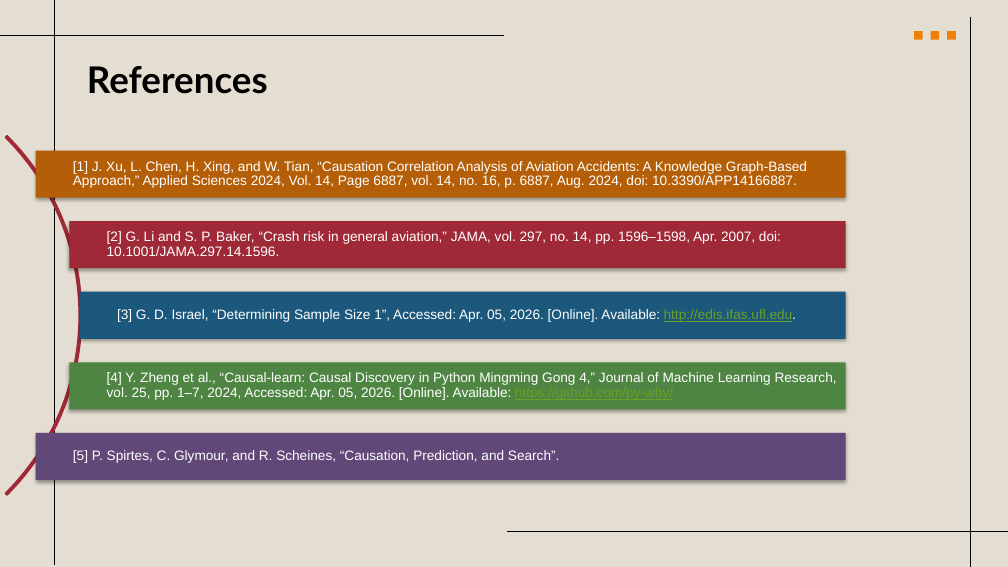
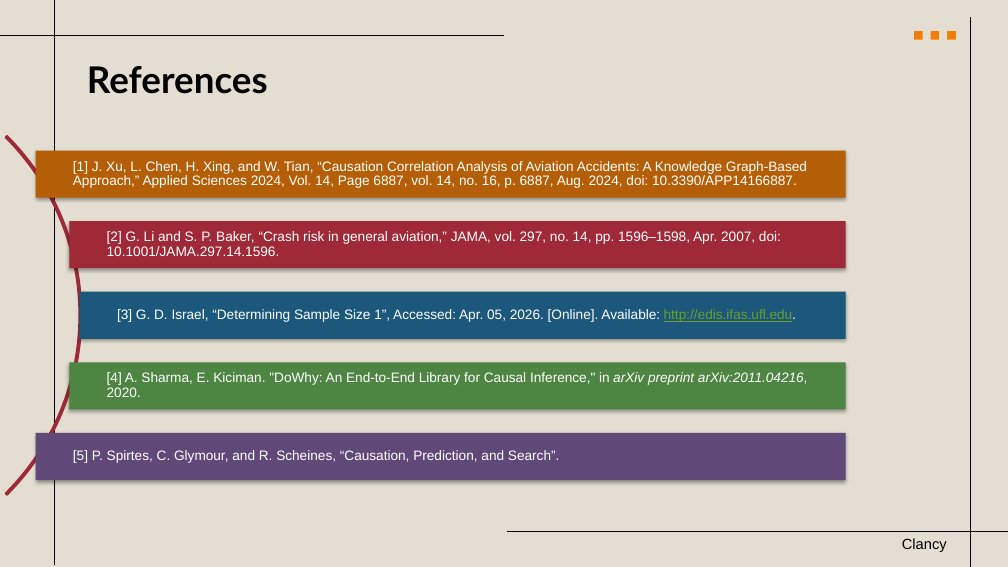
Before and after one commit to clancy-crawford/clancy-crawford.github.io, a slide deck: slide 17 of Projects/Lethal_Aviation_Accidents/MA_505_Final_Presentation.pptx (slide 16 before the commit). Drawn at 1008x567 pixels with LibreOffice and Linux fonts; fonts in the diff are those of the drawing. Boxes give left, top, right and bottom in pixels: in the first picture for what was removed or moved away, otherwise in the second. Text is boxed around its words. In the diff, an @@ line names an element or a change of style, - is before the commit and + after.

```diff
--- a/Projects/Lethal_Aviation_Accidents/MA_505_Final_Presentation.pptx
+++ b/Projects/Lethal_Aviation_Accidents/MA_505_Final_Presentation.pptx
@@ text at [107,372,807,397]: text changed @@
-[4] Y. Zheng et al., “Causal-learn: Causal Discovery in Python Mingming Gong 4,” Journal of Machine Learning Research, vol. 25, pp. 1–7, 2024, Accessed: Apr. 05, 2026. [Online]. Available: https://github.com/py-why/
+[4] A. Sharma, E. Kiciman. "DoWhy: An End-to-End Library for Causal Inference," in arXiv preprint arXiv:2011.04216, 2020.
@@ text added at [902,538,947,552], 14 pt, text #000000 @@
+Clancy
```
Also in this commit, not shown: 9 other slides changed, 5 slides added, 4 slides removed, 1 other file.
